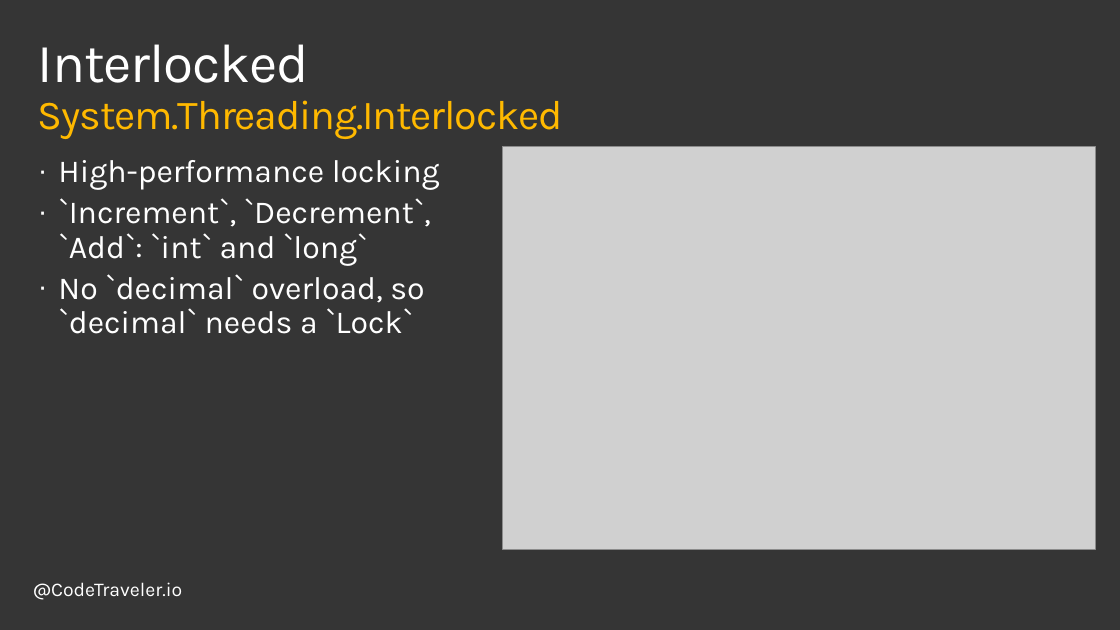
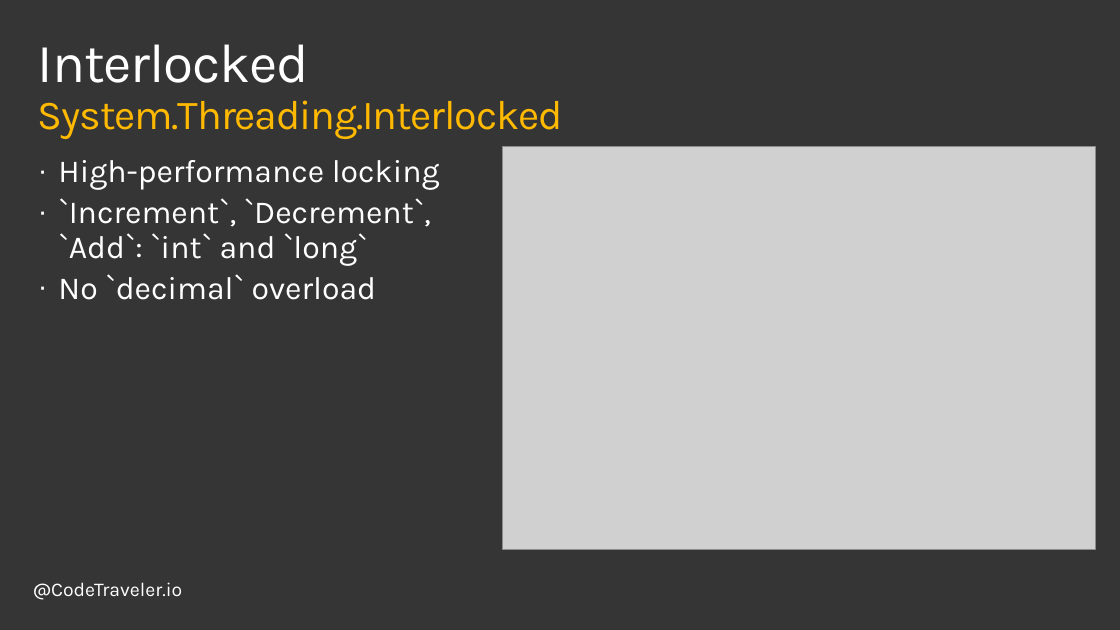
Before and after one commit to TheCodeTraveler/BecomeAnExpertWithAsyncAwait, a slide deck: slide 8 of 5. Asynchronous vs Parallel Programming/AsyncVsParallel.pptx. Drawn at 1120x630 pixels with LibreOffice and Linux fonts; fonts in the diff are those of the drawing; grey boxes stand for pictures; background and template pictures are left out. Boxes give left, top, right and bottom in pixels: in the first picture for what was removed or moved away, otherwise in the second. Text is boxed around its words. In the diff, an @@ line names an element or a change of style, - is before the commit and + after.

```diff
--- a/5. Asynchronous vs Parallel Programming/AsyncVsParallel.pptx
+++ b/5. Asynchronous vs Parallel Programming/AsyncVsParallel.pptx
@@ text at <box>58,274,377,300</box>: text changed @@
-· No `decimal` overload, so `decimal` needs a `Lock`
+· No `decimal` overload
```
Also in this commit, not shown: 6 other slides changed, 1 other file.
